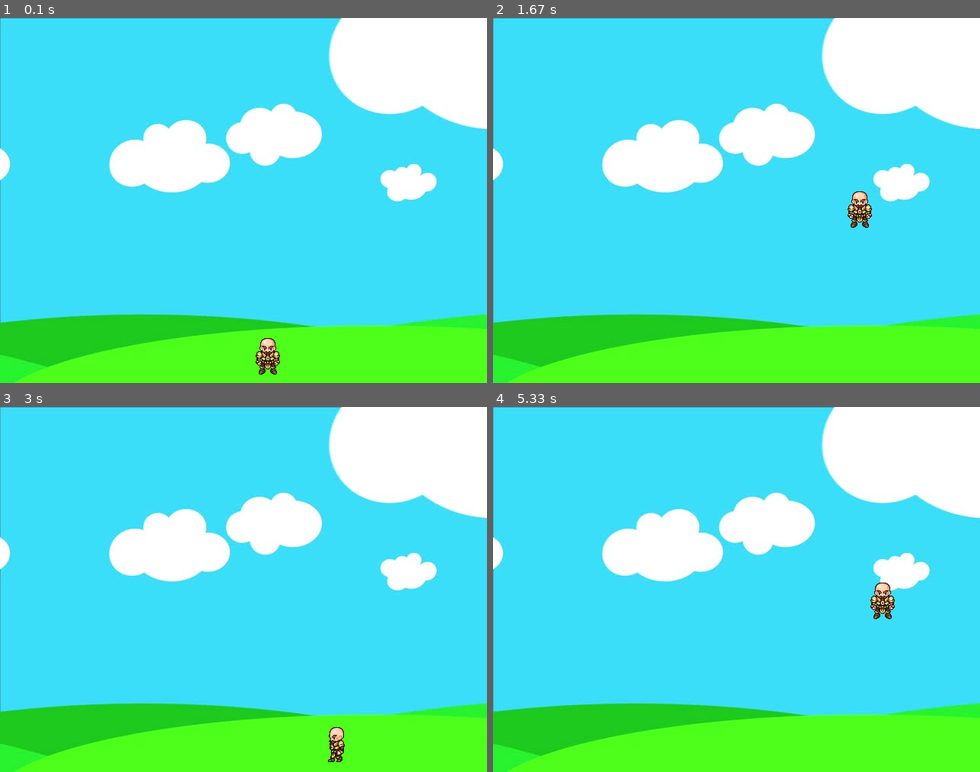
Above: before the commit, frames 1-4 (two rows, left to right).
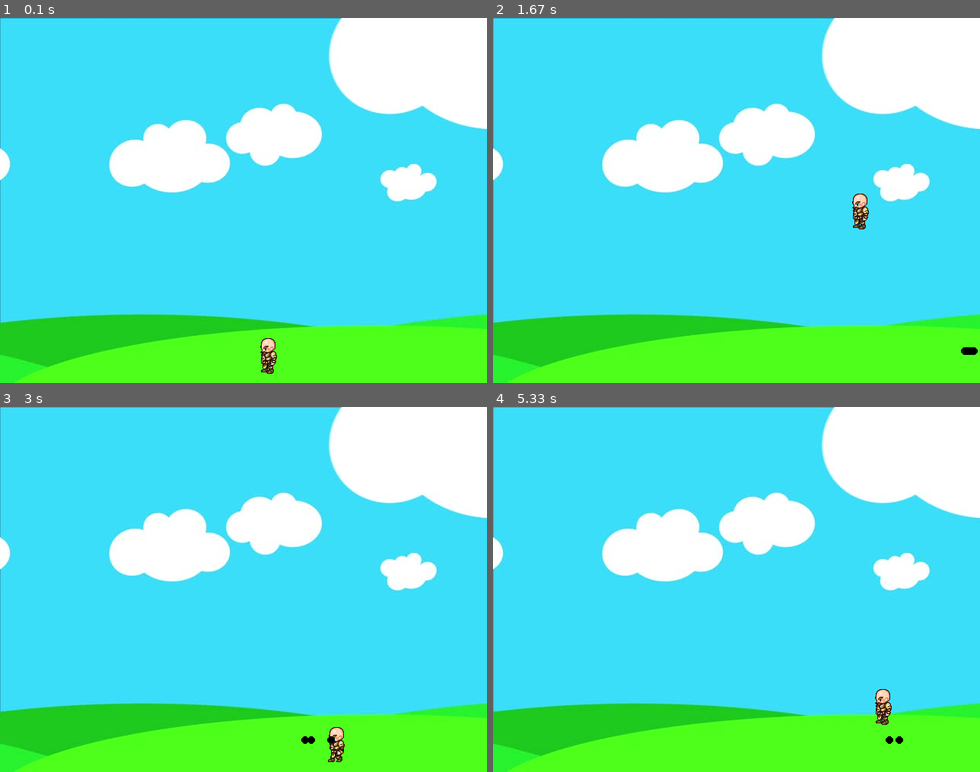
Above: after the commit, the same moments.

Repository: arimendelow/python_games
Game: pygame game, started from test_game/test_game.py
The game is run twice, just before and just after one commit, with the same random seed, the same clock (stepped at 60 frames per second) and the same inputs.
Inputs:
- Up to frame 1 (0.1 s): no input
- Up to frame 2 (1.67 s): hold Space 0.33-0.8 s; hold Right 0.33-0.8 s; hold Right 0.83-1.3 s; tap Space at 0.9, 1.2, 1.4 s; hold Up 1.33-1.63 s
- Up to frame 3 (3 s): hold Right 1.67-2.13 s; tap Space at 1.73, 2.03, 2.23, 2.53, 2.8 s; hold Left 2.17-2.7 s; hold Left from 2.73 s (still down)
- Up to frame 4 (5.33 s): tap Space at 3.1, 3.23, 3.63, 3.93, 4.3, 4.6, 4.8, 5.1, 5.3 s; release Left at 3.13 s; hold Up 3.17-3.53 s; hold Right 3.57-4.2 s; hold Left 4.23-4.7 s; hold Right 4.73-5.2 s; hold Up from 5.23 s (still down)

The runs differ from the first frame. In frame 1, 0.3% of the frame differs, in the area x 52-58%, y 87-98%; in frame 2, 0.4%; in frame 3, less than 0.1%; in frame 4, 0.7%, in the area x 77-85%, y 48-93%.

Commit message:
Add ability for character to jump (up arrow) and throw things (space bar)

Diff:
--- a/test_game/test_game.py
+++ b/test_game/test_game.py
@@ -16,48 +16,84 @@
 screenHeight = 480
 win = pygame.display.set_mode((screenWidth, screenHeight)) # Giving it a touple with the size of the window
 
+# setting our character constants
+characterWidth = 64
+characterHeight = 64
+
 pygame.display.set_caption("First Game") # Give the window a title
 
-# setting our character constants
-width = 64
-height = 64
-x = screenWidth // 2
-y = screenHeight -  width - 10 # Ten above the bottom
-vel = 5
+class player(object):
+	def __init__(self, width, height, x, y):
+		# setting our character constants
+		self.width = width
+		self.height = height
+		self.x = x
+		self.y = y
+		self.vel = 5
 
-# Is our character currently jumping?
-isJump = False
-jumpHeight = 10
-jumpCount = jumpHeight
+		# Is our character currently jumping?
+		self.isJump = False
+		self.jumpHeight = 10
+		self.jumpCount = self.jumpHeight
 
-# Need to know which frame is on the screen so that we can accurately display it
-left = False
-right = False
-walkCount = 0
+		# Track if our character is standing still
+		self.standing = True
+
+		# Need to know which frame is on the screen so that we can accurately display it
+		self.left = False
+		self.right = False
+		self.walkCount = 0
+
+	def draw(self, win):
+		# If walkCount goes over 27 (fps), we'll run out of sprites
+		if self.walkCount + 1 >= fps:
+			self.walkCount = 0
+
+		# If not standing, walking. So animate that
+		if not(self.standing):
+			if self.left:
+				win.blit(walkLeft[self.walkCount // 3], (self.x, self.y))
+				self.walkCount += 1
+			elif self.right:
+				win.blit(walkRight[self.walkCount // 3], (self.x, self.y))
+				self.walkCount += 1
+		else: # Otherwise, standing still or jumping
+			# Only states when standing still are facing right and left
+			if self.right:
+				win.blit(walkRight[0], (self.x, self.y)) # Show first image in walkRight array
+			else:
+				win.blit(walkLeft[0], (self.x, self.y)) # Show first image in walkLeft array
+
+class projectile(object):
+	def __init__(self, x, y, radius, color, facing):
+		self.x = x
+		self.y = y
+		self.radius = radius
+		self.color = color
+		self.facing = facing
+		self.vel = 8 * facing # 'facing' determines the direction of the projectile
+
+	def draw(self, win):
+		pygame.draw.circle(win, self.color, (self.x, self.y), self.radius)
+
 
 def redrawGameWindow():
-	global walkCount # Global because we'll be changing it elsewhere
-
 	# Put the BG pic
 	win.blit(bg, (0,0))
 
-	# If walkCount goes over 27, we'll run out of sprites
-	if walkCount + 1 >= fps:
-		walkCount = 0
+	# Draw the character
+	p1.draw(win)
 
-	if left:
-		win.blit(walkLeft[walkCount // 3], (x, y))
-		walkCount += 1
-	elif right:
-		win.blit(walkRight[walkCount // 3], (x, y))
-		walkCount += 1
-	else: #otherwise, standing still or jumping
-		win.blit(char, (x, y))
+	# Draw the projectiles
+	for ammo in projectiles:
+		ammo.draw(win)
 
 	# Need to refresh the window to show any updates, ie draws
 	pygame.display.update()
 
-# All pygame programs have a main loop for keeping track of the game
+# Main loop
+p1 = player(characterWidth, characterHeight, screenWidth // 2, screenHeight -  characterWidth - 10) # -10 to put it 10px above the bottom
+projectiles = []
 run = True
 while run:
 	# Give loop a time delay - like a clock in the game
@@ -68,56 +104,66 @@
 		if event.type == pygame.QUIT: # If the exit button is pressed
 			run = False
 
+	for ammo in projectiles:
+		# If ammo is on the screen
+		if ammo.x < screenWidth and ammo.x > 0:
+			ammo.x += ammo.vel # Move the ammo
+		else:
+			projectiles.pop(projectiles.index(ammo))
+
 	# Different ways to check if a key is pressed.
 	# - Can check the event as above, but that won't account for keys being held down
 	# - Can put all of the pressed keys into a list -> going to do this:
 	keys = pygame.key.get_pressed()
 
+	if keys[pygame.K_SPACE]:
+		if len(projectiles) < 5: # Change this to limit the amount of projectiles that can be on the screen
+			if p1.left:
+				facing = -1
+			else:
+				facing = 1
+			# Make sure the ammo is coming from the middle of the man
+			# Setting radius to 5 and color to black (RGB)
+			projectiles.append(projectile(round(p1.x + p1.width // 2), round(p1.y + p1.height // 2), 5, (0, 0, 0,), facing))
+
 	# -------Move the character---------
 	# (Grid (0,0) is top left, bottom right is (max, max))
 	# Left arrow key and don't want them to move off the screen
-	if keys[pygame.K_LEFT] and x > vel:
-		x -= vel
-		left = True
-		right = False
+	if keys[pygame.K_LEFT] and p1.x > p1.vel:
+		p1.x -= p1.vel
+		p1.left = True
+		p1.right = False
+		p1.standing = False
 	# Right arrow key and less than the screen width
-	elif keys[pygame.K_RIGHT] and x < screenWidth - width - vel:
-		x += vel
-		left = False
-		right = True
+	elif keys[pygame.K_RIGHT] and p1.x < screenWidth - p1.width - p1.vel:
+		p1.x += p1.vel
+		p1.left = False
+		p1.right = True
+		p1.standing = False
 	else: # Otherwise, if not moving left or right
-		left = False
-		right = False
-		walkCount = 0
+		p1.standing = True
+		p1.walkCount = 0
 	# For jumping:
-	if not(isJump):
-		# Enable the below if you want to be able to move up and down
-		# # Up arrow key
-		# if keys[pygame.K_UP] and y > vel:
-		# 	y -= vel
-		# # Down arrow key
-		# if keys[pygame.K_DOWN] and y < screenHeight - height - vel:
-		# 	y += vel
-
-		# Spacebar (jump)
-		if keys[pygame.K_SPACE]:
-			isJump = True
+	if not(p1.isJump):
+		# Up arrow (jump)
+		if keys[pygame.K_UP]:
+			p1.isJump = True
 			# Not moving side to side
-			right = False
-			left = False
-			walkCount = 0
+			p1.right = False
+			p1.left = False
+			p1.walkCount = 0
 	else:
-		if jumpCount >= -jumpHeight:
+		if p1.jumpCount >= -p1.jumpHeight:
 			# Want our jump to be parabolic in velocity
 			neg = 1
-			if jumpCount < 0:
+			if p1.jumpCount < 0:
 				# Controls upwards or downwards movement
 				neg = -1
-			y -= (jumpCount ** 2) * 0.5 * neg # Square jump count until we reach the max height
-			jumpCount -= 1 # Decrement the counter
+			p1.y -= (p1.jumpCount ** 2) * 0.5 * neg # Square jump count until we reach the max height
+			p1.jumpCount -= 1 # Decrement the counter
 		else: #jump has concluded
-			isJump = False
-			jumpCount = jumpHeight
+			p1.isJump = False
+			p1.jumpCount = p1.jumpHeight
 	redrawGameWindow()
 
 pygame.quit()
